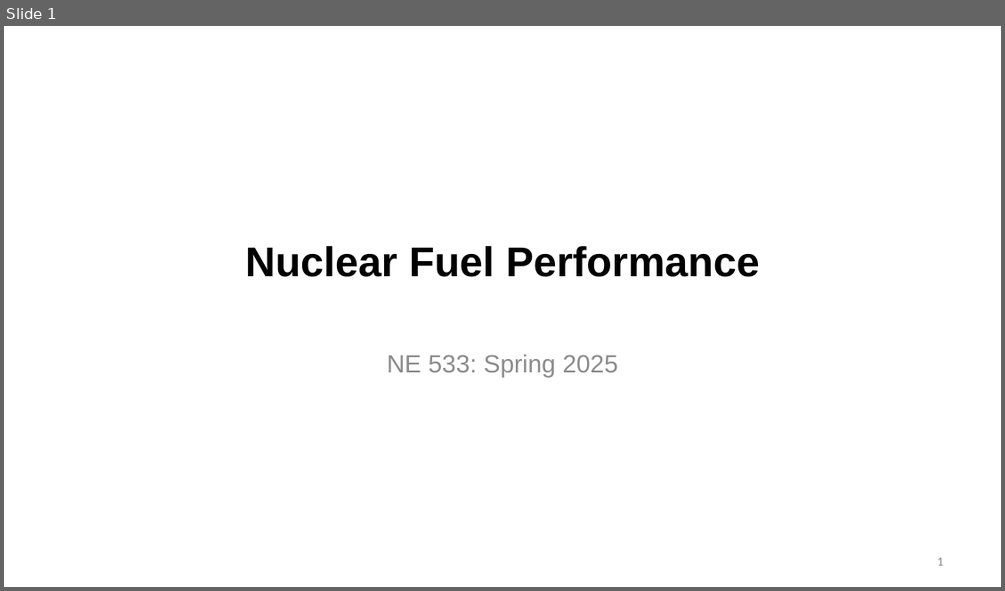
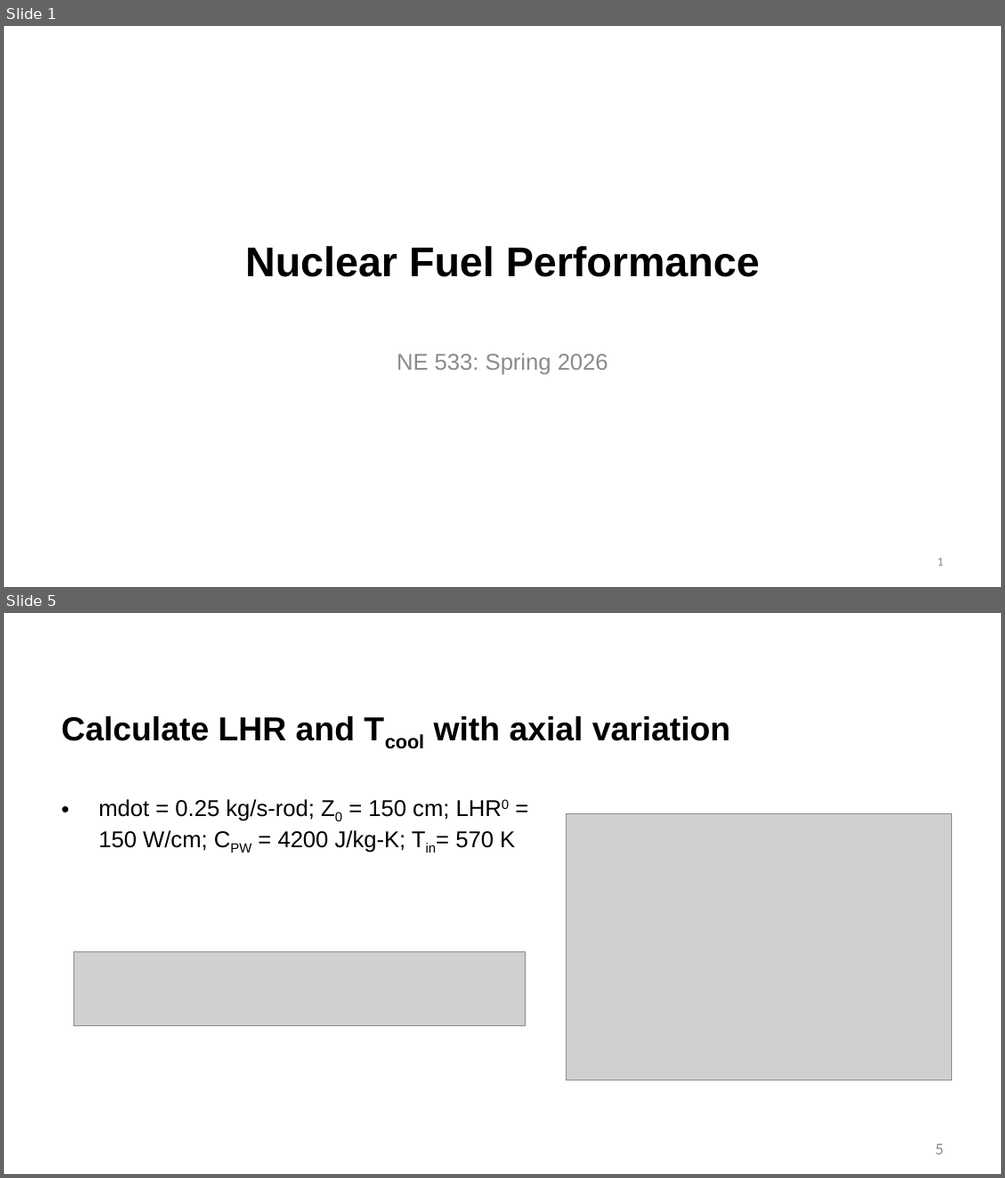
Before and after one commit to benbeeler/TEACHING, a slide deck: Nuclear_Fuel_Performance/NE533_Spring2026/Module1/Lec4_thermal_limits_kth_numerics.pptx. Shown one above the other, each under a label of ours: slide 1 before the commit, slides 1 and 5 after it; the slides between them are not shown. The pictures are 1005x591 and 1005x1178 pixels, drawn with LibreOffice and Linux fonts; fonts in the diff are those of the drawing; grey boxes stand for pictures; background and template pictures are left out. Boxes give left, top, right and bottom in pixels: in the first picture for what was removed or moved away, otherwise in the second. Text is boxed around its words. In the diff, an @@ line names an element or a change of style, - is before the commit and + after.

```diff
--- a/Nuclear_Fuel_Performance/NE533_Spring2026/Module1/Lec4_thermal_limits_kth_numerics.pptx
+++ b/Nuclear_Fuel_Performance/NE533_Spring2026/Module1/Lec4_thermal_limits_kth_numerics.pptx
@@ slide 5 added at (4, 613, 1001, 1174), background #FFFFFF @@
@@ title added at (61, 716, 730, 741), 32 pt, text #000000, bold @@
+Calculate LHR and Tcool with axial variation
@@ text added at (98, 799, 515, 852), 22 pt, text #000000 @@
+• mdot = 0.25 kg/s-rod; Z0 = 150 cm; LHR0 = 150 W/cm; CPW = 4200 J/kg-K; Tin= 570 K
@@ picture added at (566, 814, 952, 1080) @@
@@ picture added at (74, 952, 526, 1026) @@
@@ page number added at (935, 1143, 943, 1154), 16 pt, text #8C8C8C @@
+5
@@ slide 1 changed as well @@
@@ subtitle at (396, 353, 608, 374): text changed; size 24 to 22 pt @@
-NE 533: Spring 2025
+NE 533: Spring 2026
```
Also in this commit, not shown: 23 other slides changed, 3 other slides added, 13 slides removed, 4 other files.
